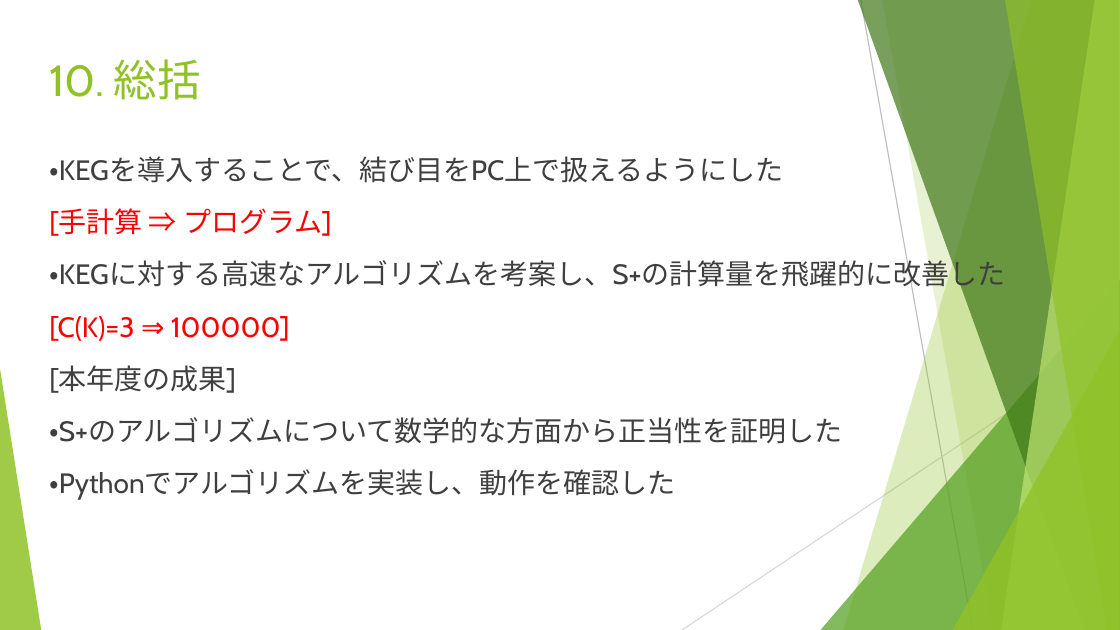
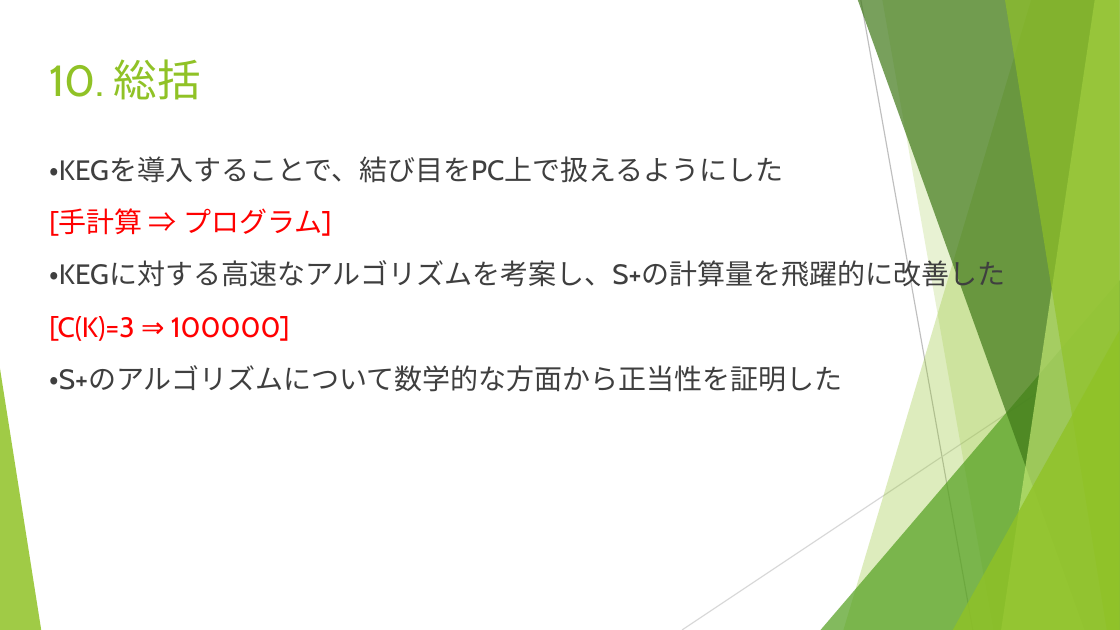
Before and after one commit to nanigasi-san/splus, a slide deck: slide 14 of paper/本番資料.pptx. Drawn at 1120x630 pixels with LibreOffice and Linux fonts; fonts in the diff are those of the drawing. Boxes give left, top, right and bottom in pixels: in the first picture for what was removed or moved away, otherwise in the second. Text is boxed around its words. In the diff, an @@ line names an element or a change of style, - is before the commit and + after.

```diff
--- a/paper/本番資料.pptx
+++ b/paper/本番資料.pptx
@@ text at <box>49,365,235,393</box>: paragraph removed @@
-[本年度の成果]
@@ text at <box>49,469,675,500</box>: paragraph removed @@
-・Pythonでアルゴリズムを実装し、動作を確認した
```
Also in this commit, not shown: 2 other slides changed.
